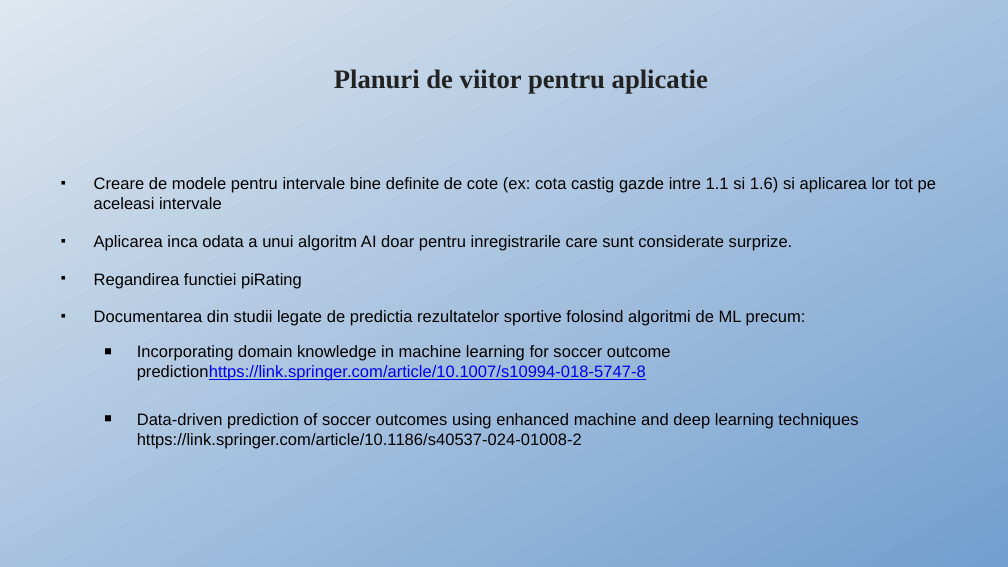
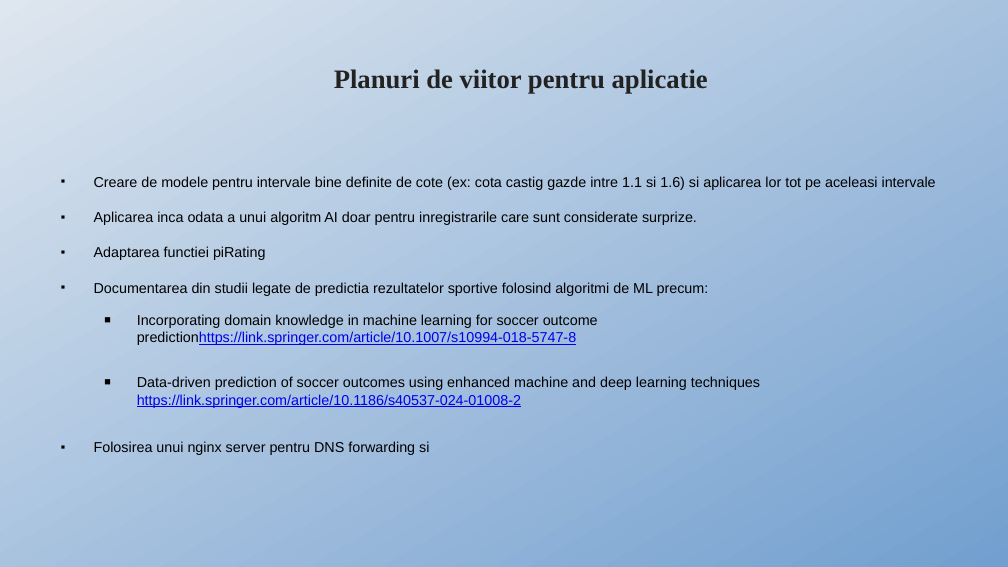
Before and after one commit to hohagigi/FinalProjectSDA_HOHA, a slide deck: slide 19 of prezentare proiect SDA HOHA.pptx. Drawn at 1008x567 pixels with LibreOffice and Linux fonts; fonts in the diff are those of the drawing. Boxes give left, top, right and bottom in pixels: in the first picture for what was removed or moved away, otherwise in the second. Text is boxed around its words. In the diff, an @@ line names an element or a change of style, - is before the commit and + after.

```diff
--- a/prezentare proiect SDA HOHA.pptx
+++ b/prezentare proiect SDA HOHA.pptx
@@ text at [94,176,936,408]: size 13.1 to 11.4 pt in "Creare de modele pentru intervale bine definite ...", "Aplicarea inca odata a unui algoritm AI ...", "Documentarea din studii legate de predictia rezultatelor ...", "Incorporating domain knowledge in machine learning for ..." and 1 more places; text colour #000000 to #0000EE, underline on in "https://link.springer.com/article/10.1186/s40537-024-01008-2" @@
@@ text at [94,246,266,260]: text changed; size 13.1 to 11.4 pt @@
-■ Regandirea functiei piRating
+■ Adaptarea functiei piRating
@@ text at [94,441,429,455]: paragraph added @@
+■ Folosirea unui nginx server pentru DNS forwarding si
```
Also in this commit, not shown: 2 other slides changed, 1 other file.
